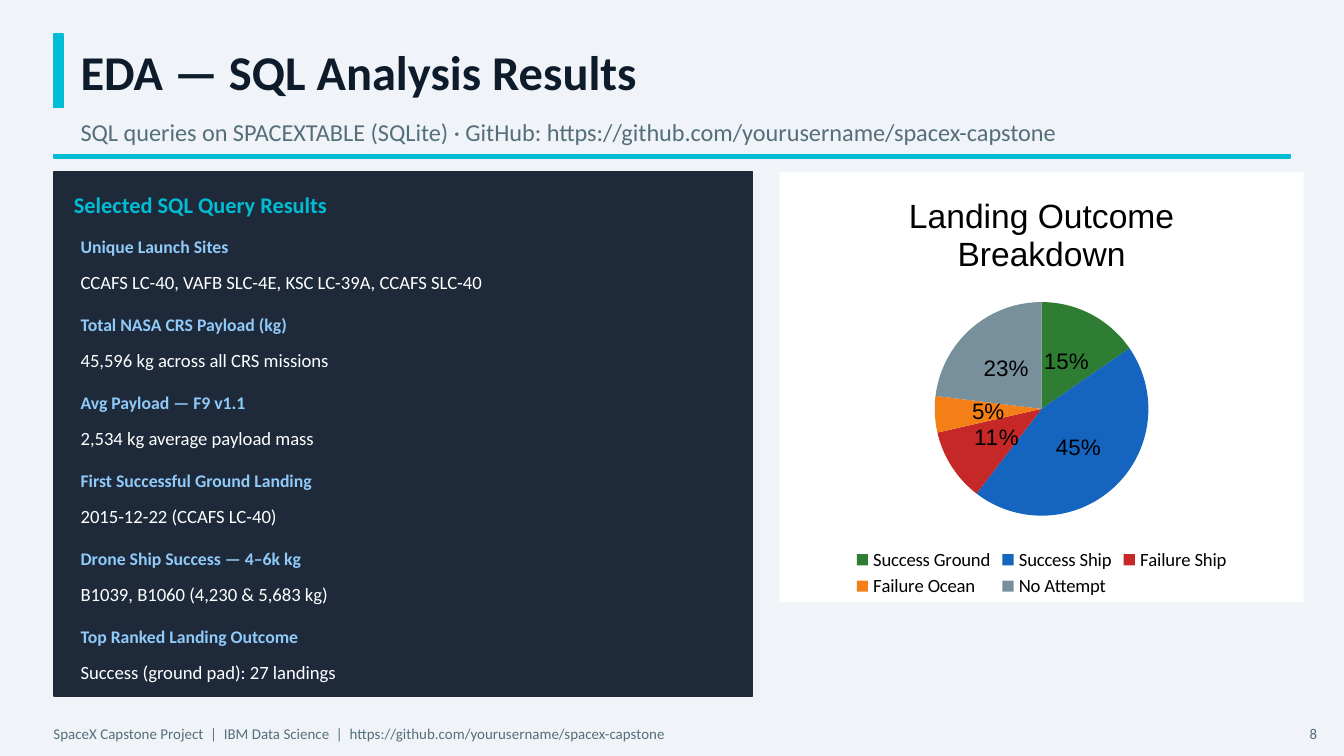
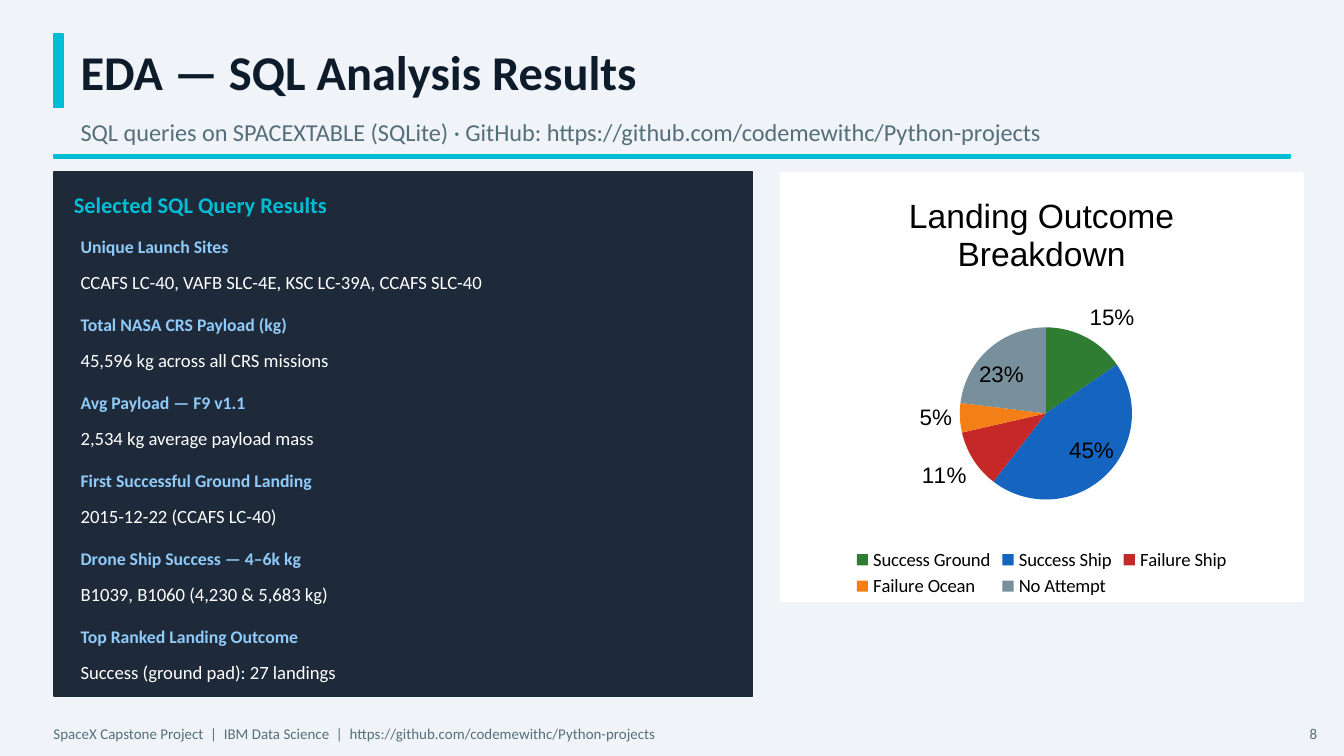
Before and after one commit to codemewithc/Python-projects, a slide deck: slide 8 of spacex-capstone/SpaceX_Capstone_Project_Report.pptx. Drawn at 1344x756 pixels with LibreOffice and Linux fonts; fonts in the diff are those of the drawing. Boxes give left, top, right and bottom in pixels: in the first picture for what was removed or moved away, otherwise in the second. Text is boxed around its words. In the diff, an @@ line names an element or a change of style, - is before the commit and + after.

Commit message:
capstone project edited

```diff
--- a/spacex-capstone/SpaceX_Capstone_Project_Report.pptx
+++ b/spacex-capstone/SpaceX_Capstone_Project_Report.pptx
@@ text at (81, 123, 1041, 145): text changed @@
-SQL queries on SPACEXTABLE (SQLite) · GitHub: https://github.com/yourusername/spacex-capstone
+SQL queries on SPACEXTABLE (SQLite) · GitHub: https://github.com/codemewithc/Python-projects
@@ pie chart at (780, 172, 1304, 602) @@
@@ legend changed @@
@@ text at (53, 728, 655, 742): text changed @@
-SpaceX Capstone Project | IBM Data Science | https://github.com/yourusername/spacex-capstone
+SpaceX Capstone Project | IBM Data Science | https://github.com/codemewithc/Python-projects
```
Also in this commit, not shown: 12 other slides changed.
